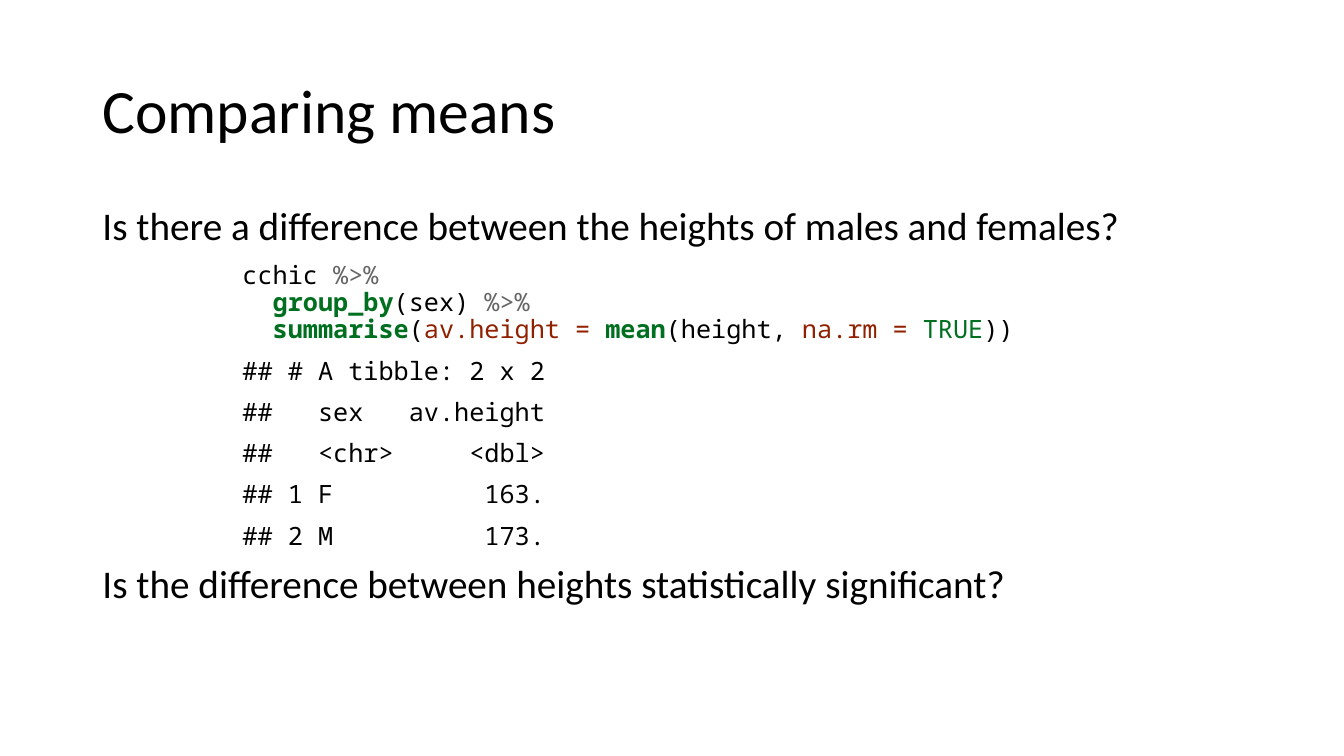
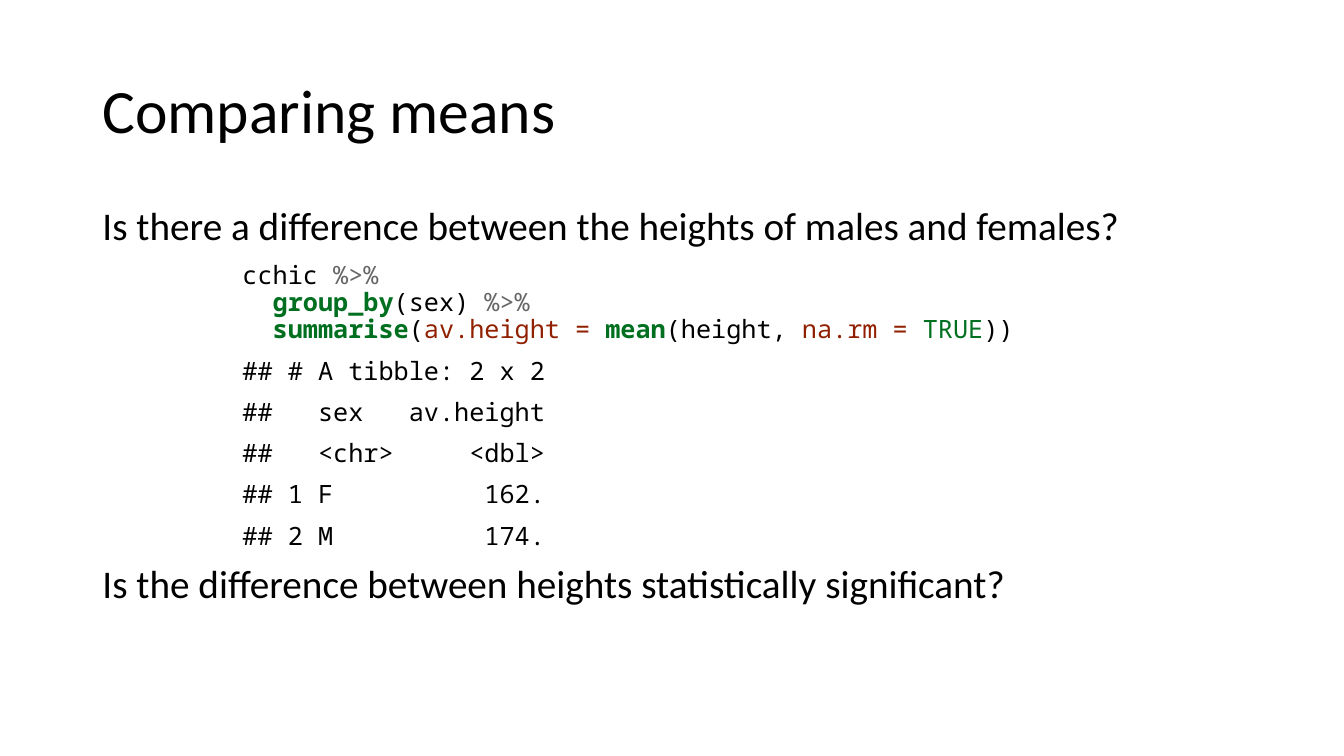
Before and after one commit to uclh-criu/learning-datascience, a slide deck: slide 29 of Workshops/Workshop6.pptx. Drawn at 1344x756 pixels with LibreOffice and Linux fonts; fonts in the diff are those of the drawing. Boxes give left, top, right and bottom in pixels: in the first picture for what was removed or moved away, otherwise in the second. Text is boxed around its words. In the diff, an @@ line names an element or a change of style, - is before the commit and + after.

```diff
--- a/Workshops/Workshop6.pptx
+++ b/Workshops/Workshop6.pptx
@@ text at (288,361,545,546): text changed @@
-## # A tibble: 2 x 2
-## sex av.height
-## <chr> <dbl>
-## 1 F 163.
-## 2 M 173.
+## # A tibble: 2 x 2
+## sex av.height
+## <chr> <dbl>
+## 1 F 162.
+## 2 M 174.
```
Also in this commit, not shown: 4 other slides changed, 7 other files.
